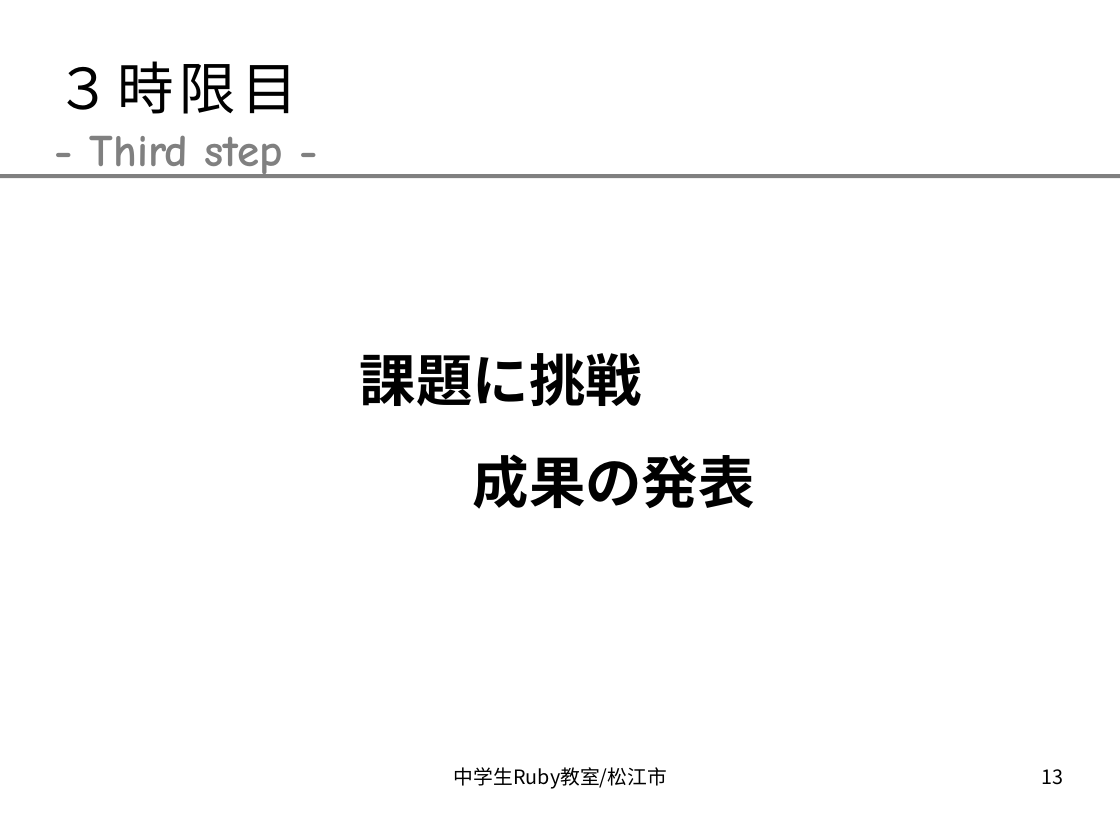
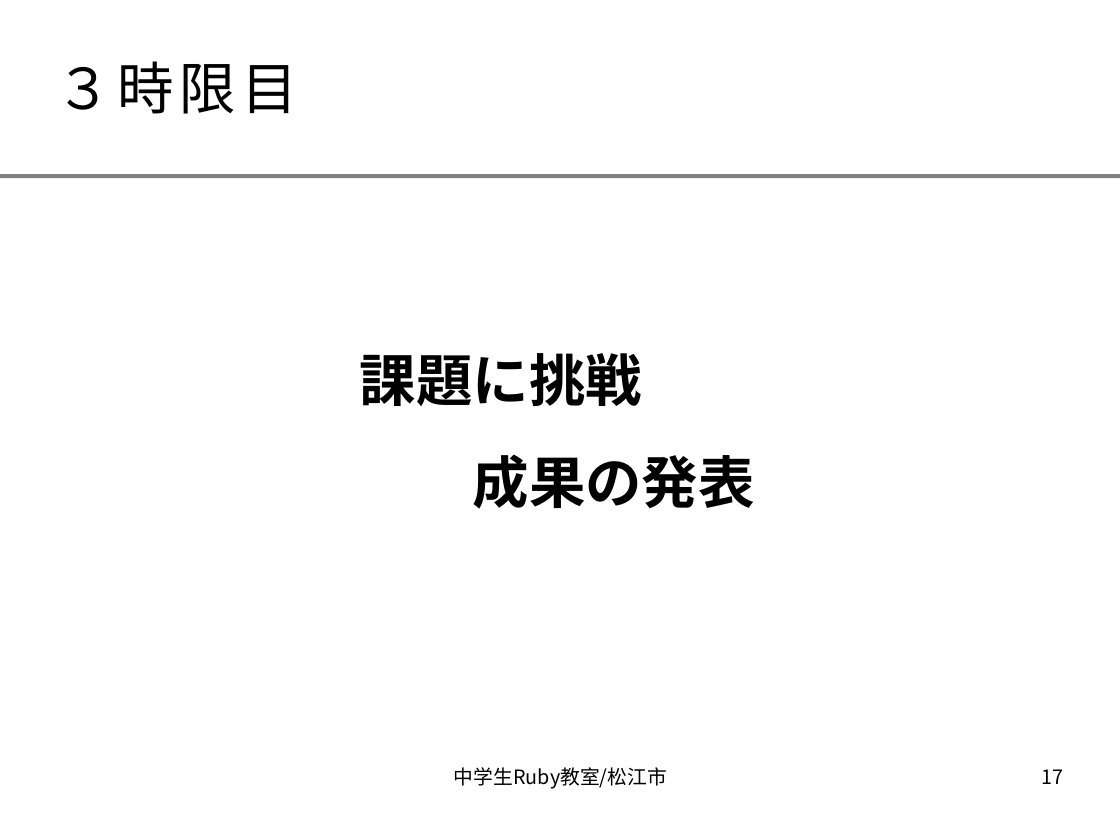
Before and after one commit to smalruby/ruby-school-mjh, a slide deck: slide 17 of mac/doc/text.odp (slide 13 before the commit). Drawn at 1120x840 pixels with LibreOffice and Linux fonts; fonts in the diff are those of the drawing; background and template pictures are left out. Boxes give left, top, right and bottom in pixels: in the first picture for what was removed or moved away, otherwise in the second. Text is boxed around its words. In the diff, an @@ line names an element or a change of style, - is before the commit and + after.

```diff
--- a/mac/doc/text.odp
+++ b/mac/doc/text.odp
@@ text removed at bbox=[90, 135, 284, 178] @@
-- Third step -
@@ page number at bbox=[1042, 769, 1064, 784]: text changed @@
-13
+17
```
Also in this commit, not shown: 9 other slides changed, 9 slides added, 4 slides removed.
